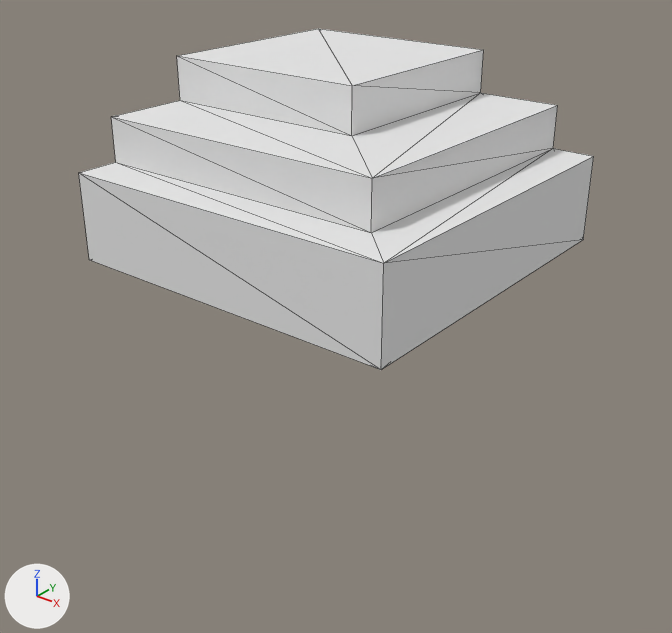
One commit to the OBJ model assets/models/characters/hats/Hair3.obj: the scene before it, then after it.
Rendered twice from a 50 mm lens placed at (1.223, -1.555, 0.688), pointed at (0.029, -0.062, -0.237). Every picture has the same lights, and +X, +Y and +Z are marked at lower left. Mesh edges are drawn as thin lines. Where no turn or scale is listed for an object, it has been applied to the vertices. Vertices at the same position are counted once.

Names of what the first picture shows: 'Untitled'.
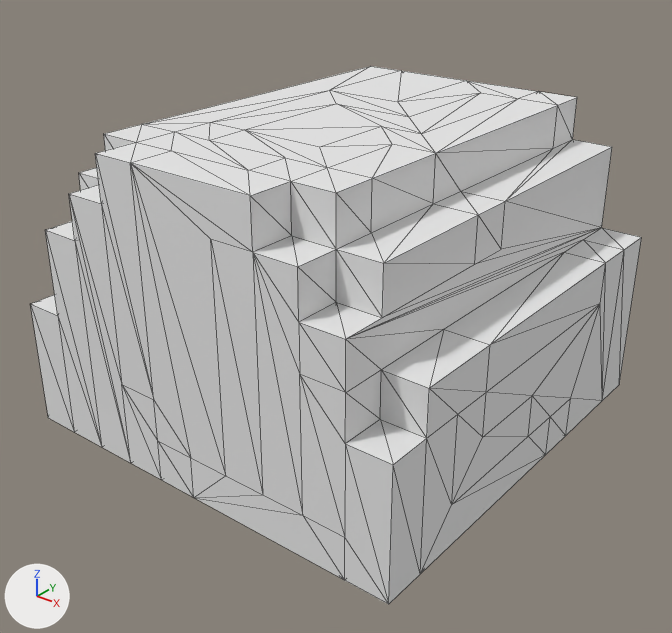
Where the change shows, as pixel boxes [x1, y1, x2, y2] in the pictures (672 x 633 px):
'Untitled', reshaped (19% wider, 58% taller): before [79, 29, 594, 370]; after [30, 66, 642, 604]

The change, as a list of edits to the scene's bpy script:
```text
Change me_untitled:
    used by ob_untitled; location = (0.0, 0.0, 0.0)
    remove me_untitled.from_pydata(...)  # 34 vertices, 64 faces; spans x -0.4..0.4, y -0.4..0.4, z -0.1..0.3
    add me_untitled.from_pydata(...)  # 233 vertices, 474 faces; spans x -0.5..0.5, y -0.5..0.5, z -0.5..0.2
    me_untitled part 1
    17 vertices are removed from x -0.4..0.4, y -0.3..0.4, z -0.1..0.3
    64 faces are deleted
    19 vertices are added at x -0.4..0.2, y -0.5..0.5, z -0.5..0.2
    8 new vertices lie (0.0, 0.1, 0.0) away from vertices in x -0.4..0.4, y 0.3..0.4, z -0.1..0.2
    12 new vertices lie (0.1, 0.0, 0.0) away from vertices in x -0.4..0.4, y -0.4..0.5, z -0.1..0.2
    10 new vertices lie (0.0, 0.0, -0.1) away from vertices in x -0.4..0.5, y -0.4..0.5, z -0.1..0.1
    12 new vertices lie (0.0, -0.1, 0.0) away from vertices in x -0.4..0.5, y -0.4..0.4, z -0.2..0.2
    13 new vertices lie (-0.1, 0.0, 0.0) away from vertices in x -0.4..0.4, y -0.5..0.5, z -0.2..0.2
    7 new vertices lie (0.1, 0.0, -0.3) away from vertices in x -0.5..0.4, y -0.5..0.4, z -0.2..0.0
    10 new vertices lie (-0.1, 0.0, 0.0) away from vertices in x -0.4..0.5, y -0.5..0.5, z -0.5..0.2
    10 new vertices lie (0.0, 0.1, 0.0) away from vertices in x -0.5..0.5, y -0.5..0.4, z -0.5..0.1
    10 new vertices lie (0.1, 0.0, 0.0) away from vertices in x -0.4..0.4, y -0.5..0.5, z -0.5..0.1
    8 new vertices lie (0.0, 0.0, 0.1) away from vertices in x -0.3..0.4, y -0.5..0.5, z -0.5..0.1
    7 new vertices lie (0.1, 0.0, 0.0) away from vertices in x -0.3..-0.2, y -0.5..0.5, z -0.5..0.2
    7 new vertices lie (0.0, -0.3, 0.0) away from vertices in x -0.4..0.1, y 0.4..0.5, z 0.1..0.2
    7 new vertices lie (0.0, 0.0, -0.1) away from vertices in x -0.5..0.5, y -0.4..0.5, z -0.3..0.2
    6 new vertices lie (0.0, 0.0, -0.2) away from vertices in x -0.5..0.5, y -0.4..0.5, z -0.2..0.1
    6 new vertices lie (0.0, 0.1, 0.0) away from vertices in x -0.5..0.5, y -0.4..0.3, z -0.4..0.2
    8 new vertices lie (0.1, 0.0, 0.0) away from vertices in x -0.4..-0.1, y -0.5..0.5, z -0.5..0.2
    8 new vertices lie (0.0, -0.1, 0.0) away from vertices in x -0.5..0.2, y -0.4..0.5, z -0.3..0.2
    8 new vertices lie (-0.1, 0.0, 0.0) away from vertices in x -0.4..0.3, y -0.5..0.5, z -0.4..0.1
    7 new vertices lie (0.0, 0.0, -0.1) away from vertices in x -0.5..0.5, y -0.2..0.5, z -0.4..-0.1
    7 new vertices lie (0.0, 0.2, 0.0) away from vertices in x 0.2..0.5, y -0.4..-0.2, z -0.3..0.2
    6 new vertices lie (0.0, 0.3, 0.0) away from vertices in x -0.1..0.5, y -0.4..-0.2, z -0.4..0.2
    9 new vertices lie (0.0, 0.1, 0.0) away from vertices in x -0.5..0.5, y -0.3..0.4, z -0.5..0.1
    5 new vertices lie (0.0, 0.1, -0.1) away from vertices in x -0.5..0.5, y -0.5..0.1, z -0.4..-0.2
    6 new vertices lie (0.0, 0.0, 0.1) away from vertices in x -0.4..0.5, y -0.5..0.4, z -0.5..-0.1
    474 new faces join them
```
